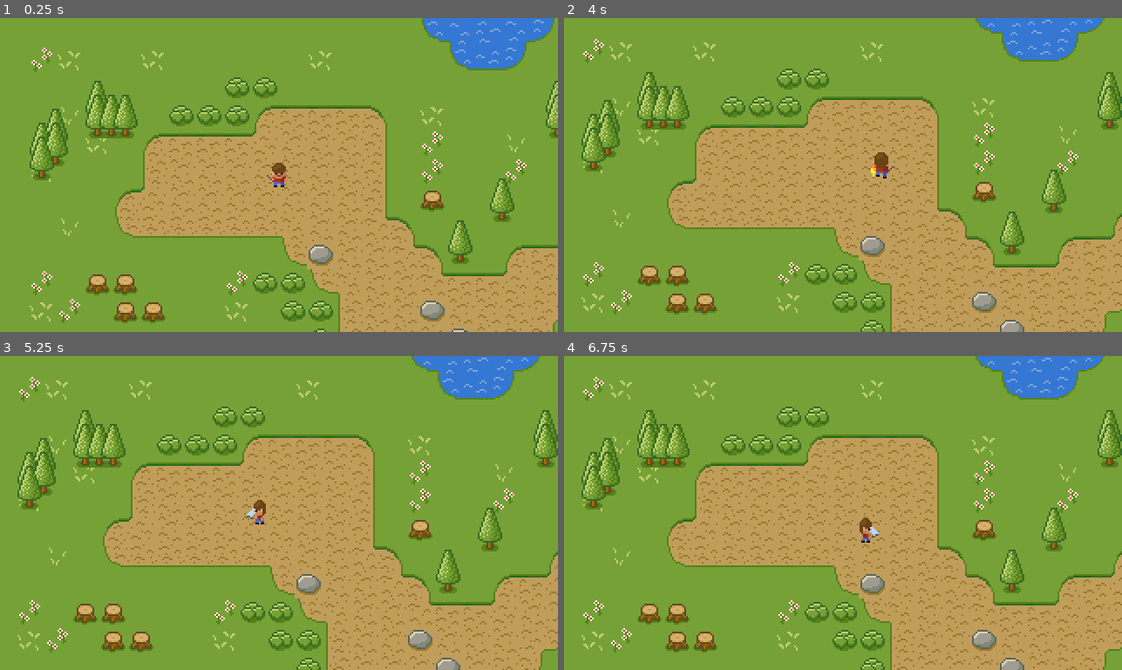
Above: before the commit, frames 1-4 (two rows, left to right).
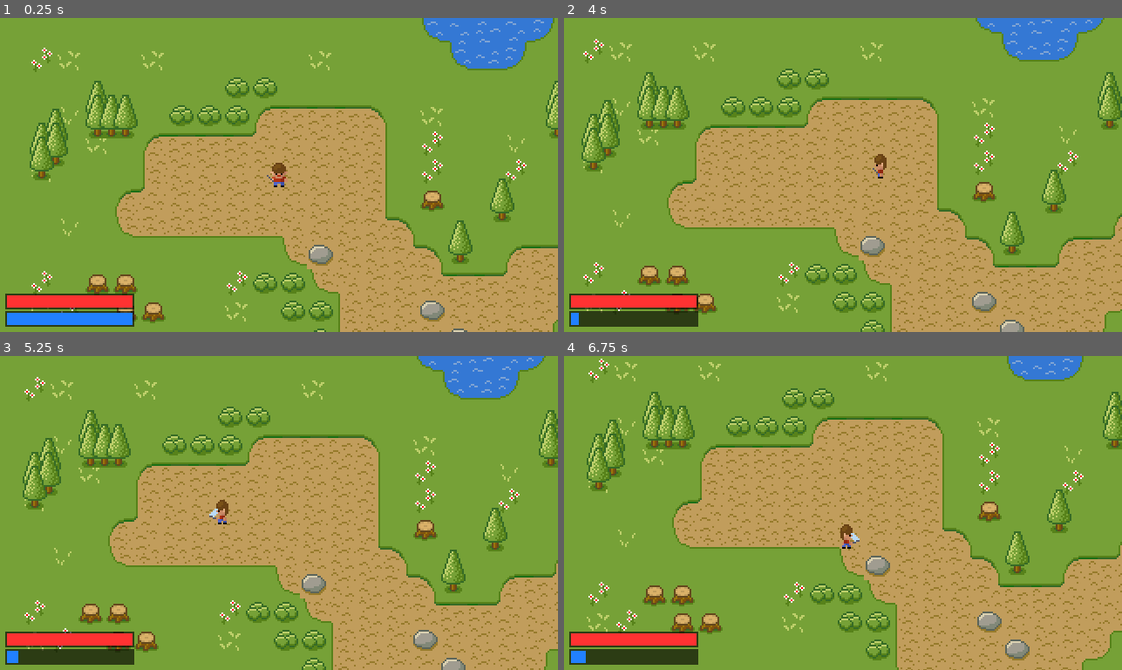
Above: after the commit, the same moments.

Repository: xvcrimsajadevx/Godot-Projects
Game: Godot game, scene res://Scenes/Main.tscn
Two runs of this game, one before a commit and one after it. Both use one fixed random seed, a clock stepped at 60 frames per second and the inputs below.
Inputs:
- Up to frame 1 (0.25 s): no input
- Up to frame 2 (4 s): tap Enter at 0.5 s; hold Right (ui_right) 0.53-1.28 s; hold Space (attack) 0.53-1.28 s; tap M (fireball) at 0.8, 1.35, 2.3, 2.85, 3.8 s; hold Down (ui_down) 1.28-2.03 s; tap Space (attack) at 1.55, 3.05 s; hold Right (ui_right) 2.03-2.78 s; hold Space (attack) 2.03-2.78 s; hold Up (ui_up) 2.78-3.53 s; hold Left (ui_left) from 3.53 s (still down); hold Space (attack) from 3.53 s (still down)
- Up to frame 3 (5.25 s): release Space (attack) at 4.28 s; tap M (fireball) at 4.35 s; tap Space (attack) at 4.55 s; release Left (ui_left) at 5.03 s; hold Down (ui_down) from 5.03 s (still down); hold Space (attack) from 5.03 s (still down)
- Up to frame 4 (6.75 s): tap M (fireball) at 5.3, 5.85 s; release Down (ui_down) at 5.78 s; release Space (attack) at 5.78 s; hold Right (ui_right) 5.78-6.53 s; tap Space (attack) at 6.05 s; hold Up (ui_up) from 6.53 s (still down); hold Space (attack) from 6.53 s (still down)

The runs differ from the first frame. In frame 1, 2.3% of the frame differs, in the area x 0-25%, y 87-99%; in frame 2, 2.5%; in frame 3, 18%; in frame 4, 28%, in the area x 0-100%, y 0-100%.

Commit message:
SimpleRPG - Player health and status bars implemented

Diff:
--- a/SimpleRPG/Entities/Player/Player.gd
+++ b/SimpleRPG/Entities/Player/Player.gd
@@ -1,10 +1,36 @@
 extends KinematicBody2D
+
+# Player stats
+var health = 100
+var health_max = 100
+var health_regeneration = 1
+var mana = 100
+var mana_max = 100
+var mana_regeneration = 2
+
+signal player_stats_changed
 
 # Player Movement Speed
 export var speed = 75
 
 var last_direction = Vector2(0, 1)
 var attack_playing = false
+
+func _ready():
+	emit_signal("player_stats_changed", self)
+
+func _process(delta):
+	# Regenerates mana
+	var new_mana = min(mana + mana_regeneration * delta, mana_max)
+	if new_mana != mana:
+		mana = new_mana
+		emit_signal("player_stats_changed", self)
+
+	# Regenerates Health
+	var new_health = min(health + health_regeneration * delta, health_max)
+	if new_health != health:
+		health = new_health
+		emit_signal("player_stats_changed", self)
 
 func _physics_process(delta):
 	# Get Player input
@@ -63,10 +89,12 @@
 		var animation = get_animation_direction(last_direction) + "_attack"
 		$Sprite.play(animation)
 	elif event.is_action_pressed("fireball"):
-		attack_playing = true
-		var animation = get_animation_direction(last_direction) + "_fireball"
-		$Sprite.play(animation)
-
+		if mana >= 25:
+			mana = mana - 25
+			emit_signal("player_stats_changed", self)
+			attack_playing = true
+			var animation = get_animation_direction(last_direction) + "_fireball"
+			$Sprite.play(animation)
 
 func _on_Sprite_animation_finished():
 	attack_playing = false
--- /dev/null
+++ b/SimpleRPG/GUI/HeathBar.gd
@@ -0,0 +1,4 @@
+extends ColorRect
+
+func _on_Player_player_stats_changed(var player):
+	$Bar.rect_size.x = 72 * player.health / player.health_max
--- /dev/null
+++ b/SimpleRPG/GUI/ManaBar.gd
@@ -0,0 +1,4 @@
+extends ColorRect
+
+func _on_Player_player_stats_changed(var player):
+	$Bar.rect_size.x = 72 * player.mana / player.mana_max
--- a/SimpleRPG/Scenes/Main.tscn
+++ b/SimpleRPG/Scenes/Main.tscn
@@ -1,39 +1,41 @@
-[gd_scene load_steps=37 format=2]
+[gd_scene load_steps=39 format=2]
 
-[ext_resource path="res://Entities/player_down_idle_1.png" type="Texture" id=1]
+[ext_resource path="res://Entities/Player/player_down_idle_1.png" type="Texture" id=1]
 [ext_resource path="res://Entities/Player/Player.gd" type="Script" id=2]
 [ext_resource path="res://Tileset/MapTileset.tres" type="TileSet" id=3]
-[ext_resource path="res://Entities/player_down_idle_2.png" type="Texture" id=4]
-[ext_resource path="res://Entities/player_down_attack_1.png" type="Texture" id=5]
-[ext_resource path="res://Entities/player_down_attack_2.png" type="Texture" id=6]
-[ext_resource path="res://Entities/player_down_walk_2.png" type="Texture" id=7]
-[ext_resource path="res://Entities/player_down_fireball_2.png" type="Texture" id=8]
-[ext_resource path="res://Entities/player_down_walk_1.png" type="Texture" id=9]
-[ext_resource path="res://Entities/player_down_fireball_1.png" type="Texture" id=10]
-[ext_resource path="res://Entities/player_left_idle_1.png" type="Texture" id=11]
-[ext_resource path="res://Entities/player_left_attack_1.png" type="Texture" id=12]
-[ext_resource path="res://Entities/player_left_attack_2.png" type="Texture" id=13]
-[ext_resource path="res://Entities/player_up_attack_1.png" type="Texture" id=14]
-[ext_resource path="res://Entities/player_up_idle_2.png" type="Texture" id=15]
-[ext_resource path="res://Entities/player_right_fireball_1.png" type="Texture" id=16]
-[ext_resource path="res://Entities/player_up_fireball_1.png" type="Texture" id=17]
-[ext_resource path="res://Entities/player_up_idle_1.png" type="Texture" id=18]
-[ext_resource path="res://Entities/player_up_attack_2.png" type="Texture" id=19]
-[ext_resource path="res://Entities/player_right_fireball_2.png" type="Texture" id=20]
-[ext_resource path="res://Entities/player_up_walk_2.png" type="Texture" id=21]
-[ext_resource path="res://Entities/player_right_idle_2.png" type="Texture" id=22]
-[ext_resource path="res://Entities/player_up_fireball_2.png" type="Texture" id=23]
-[ext_resource path="res://Entities/player_up_walk_1.png" type="Texture" id=24]
-[ext_resource path="res://Entities/player_right_walk_2.png" type="Texture" id=25]
-[ext_resource path="res://Entities/player_right_walk_1.png" type="Texture" id=26]
-[ext_resource path="res://Entities/player_right_attack_2.png" type="Texture" id=27]
-[ext_resource path="res://Entities/player_right_attack_1.png" type="Texture" id=28]
-[ext_resource path="res://Entities/player_left_idle_2.png" type="Texture" id=29]
-[ext_resource path="res://Entities/player_left_walk_1.png" type="Texture" id=30]
-[ext_resource path="res://Entities/player_left_fireball_1.png" type="Texture" id=31]
-[ext_resource path="res://Entities/player_left_fireball_2.png" type="Texture" id=32]
-[ext_resource path="res://Entities/player_left_walk_2.png" type="Texture" id=33]
-[ext_resource path="res://Entities/player_right_idle_1.png" type="Texture" id=34]
+[ext_resource path="res://Entities/Player/player_down_idle_2.png" type="Texture" id=4]
+[ext_resource path="res://Entities/Player/player_down_attack_1.png" type="Texture" id=5]
+[ext_resource path="res://Entities/Player/player_down_attack_2.png" type="Texture" id=6]
+[ext_resource path="res://Entities/Player/player_down_walk_2.png" type="Texture" id=7]
+[ext_resource path="res://Entities/Player/player_down_fireball_2.png" type="Texture" id=8]
+[ext_resource path="res://Entities/Player/player_down_walk_1.png" type="Texture" id=9]
+[ext_resource path="res://Entities/Player/player_down_fireball_1.png" type="Texture" id=10]
+[ext_resource path="res://Entities/Player/player_left_idle_1.png" type="Texture" id=11]
+[ext_resource path="res://Entities/Player/player_left_attack_1.png" type="Texture" id=12]
+[ext_resource path="res://Entities/Player/player_left_attack_2.png" type="Texture" id=13]
+[ext_resource path="res://Entities/Player/player_up_attack_1.png" type="Texture" id=14]
+[ext_resource path="res://Entities/Player/player_up_idle_2.png" type="Texture" id=15]
+[ext_resource path="res://Entities/Player/player_right_fireball_1.png" type="Texture" id=16]
+[ext_resource path="res://Entities/Player/player_up_fireball_1.png" type="Texture" id=17]
+[ext_resource path="res://Entities/Player/player_up_idle_1.png" type="Texture" id=18]
+[ext_resource path="res://Entities/Player/player_up_attack_2.png" type="Texture" id=19]
+[ext_resource path="res://Entities/Player/player_right_fireball_2.png" type="Texture" id=20]
+[ext_resource path="res://Entities/Player/player_up_walk_2.png" type="Texture" id=21]
+[ext_resource path="res://Entities/Player/player_right_idle_2.png" type="Texture" id=22]
+[ext_resource path="res://Entities/Player/player_up_fireball_2.png" type="Texture" id=23]
+[ext_resource path="res://Entities/Player/player_up_walk_1.png" type="Texture" id=24]
+[ext_resource path="res://Entities/Player/player_right_walk_2.png" type="Texture" id=25]
+[ext_resource path="res://Entities/Player/player_right_walk_1.png" type="Texture" id=26]
+[ext_resource path="res://Entities/Player/player_right_attack_2.png" type="Texture" id=27]
+[ext_resource path="res://Entities/Player/player_right_attack_1.png" type="Texture" id=28]
+[ext_resource path="res://Entities/Player/player_left_idle_2.png" type="Texture" id=29]
+[ext_resource path="res://Entities/Player/player_left_walk_1.png" type="Texture" id=30]
+[ext_resource path="res://Entities/Player/player_left_fireball_1.png" type="Texture" id=31]
+[ext_resource path="res://Entities/Player/player_left_fireball_2.png" type="Texture" id=32]
+[ext_resource path="res://Entities/Player/player_left_walk_2.png" type="Texture" id=33]
+[ext_resource path="res://Entities/Player/player_right_idle_1.png" type="Texture" id=34]
+[ext_resource path="res://GUI/HeathBar.gd" type="Script" id=35]
+[ext_resource path="res://GUI/ManaBar.gd" type="Script" id=36]
 
 [sub_resource type="SpriteFrames" id=2]
 animations = [ {
@@ -156,4 +158,38 @@
 format = 1
 tile_data = PoolIntArray( 262150, 5, 0, 262183, 5, 0, 262219, 5, 0, 327686, 5, 0, 327687, 5, 0, 327688, 5, 0, 327719, 5 …(1715 unchanged characters)…
 
+[node name="CanvasLayer" type="CanvasLayer" parent="."]
+
+[node name="Heath" type="ColorRect" parent="CanvasLayer"]
+margin_left = 3.0
+margin_top = 158.0
+margin_right = 77.0
+margin_bottom = 167.0
+color = Color( 0, 0, 0, 0.627451 )
+script = ExtResource( 35 )
+
+[node name="Bar" type="ColorRect" parent="CanvasLayer/Heath"]
+margin_left = 1.0
+margin_top = 1.0
+margin_right = 73.0
+margin_bottom = 8.0
+color = Color( 1, 0.196078, 0.196078, 1 )
+
+[node name="Mana" type="ColorRect" parent="CanvasLayer"]
+margin_left = 3.0
+margin_top = 168.0
+margin_right = 77.0
+margin_bottom = 177.0
+color = Color( 0, 0, 0, 0.627451 )
+script = ExtResource( 36 )
+
+[node name="Bar" type="ColorRect" parent="CanvasLayer/Mana"]
+margin_left = 1.0
+margin_top = 1.0
+margin_right = 73.0
+margin_bottom = 8.0
+color = Color( 0.129412, 0.501961, 1, 1 )
+
+[connection signal="player_stats_changed" from="Player" to="CanvasLayer/Heath" method="_on_Player_player_stats_changed"]
+[connection signal="player_stats_changed" from="Player" to="CanvasLayer/Mana" method="_on_Player_player_stats_changed"]
 [connection signal="animation_finished" from="Player/Sprite" to="Player" method="_on_Sprite_animation_finished"]
Renamed: SimpleRPG/Entities/player_down_attack_1.png -> SimpleRPG/Entities/Player/player_down_attack_1.png
Not shown, added: SimpleRPG/Entities/Player/player_down_attack_1.png.import
Renamed: SimpleRPG/Entities/player_down_attack_2.png -> SimpleRPG/Entities/Player/player_down_attack_2.png
Not shown, added: SimpleRPG/Entities/Player/player_down_attack_2.png.import
Renamed: SimpleRPG/Entities/player_down_fireball_1.png -> SimpleRPG/Entities/Player/player_down_fireball_1.png
Not shown, added: SimpleRPG/Entities/Player/player_down_fireball_1.png.import
Renamed: SimpleRPG/Entities/player_down_fireball_2.png -> SimpleRPG/Entities/Player/player_down_fireball_2.png
Not shown, added: SimpleRPG/Entities/Player/player_down_fireball_2.png.import
Renamed: SimpleRPG/Entities/player_down_idle_1.png -> SimpleRPG/Entities/Player/player_down_idle_1.png
Not shown, added: SimpleRPG/Entities/Player/player_down_idle_1.png.import
Renamed: SimpleRPG/Entities/player_down_idle_2.png -> SimpleRPG/Entities/Player/player_down_idle_2.png
Not shown, added: SimpleRPG/Entities/Player/player_down_idle_2.png.import
(and 84 more such lines)
